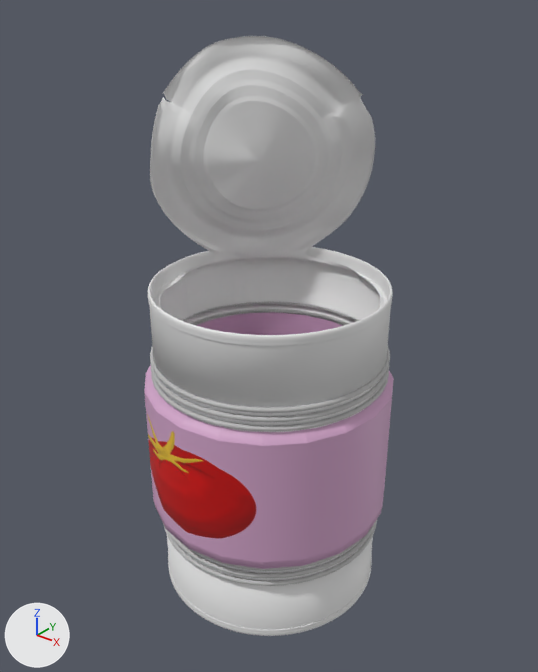
Renders of the FBX model Assets/Models/TinCan.fbx from each side of a commit.
Rendered twice from a 50 mm lens placed at (2.18, -4.48, 5.09), pointed at (-1.48, 0.09, 2.26). The axes (+X, +Y, +Z) are drawn at lower left. The lights are the same throughout. Where no turn or scale is listed for an object, it has been applied to the vertices.

The older version as bpy lines, for what is in view:
```python
me_mesh_001 = bpy.data.meshes.new('Mesh.001')
me_mesh_001.from_pydata(...)  # a torus around z (ring radius 1.0, tube radius 0.02) spanning x -1.02..1.02, y -1.02..1.02, z 0.06..0.1
me_mesh_001.materials.append(mat_lambert1)  # grey #bcbcbc
me_mesh_008 = bpy.data.meshes.new('Mesh.008')
me_mesh_008.from_pydata(...)  # a torus around z (ring radius 1.0, tube radius 0.02) spanning x -1.02..1.02, y -1.02..1.02, z 1.51..1.55
me_mesh_008.materials.append(mat_lambert1)  # grey #bcbcbc
me_mesh_011 = bpy.data.meshes.new('Mesh.011')
me_mesh_011.from_pydata(...)  # 42841 vertices, 37831 faces; spans x -1.2..1.0, y -1.0..1.2, z -1.47..3.3
me_mesh_011.materials.append(mat_test_1)  # white #e7e7e7
ob_kaleng = bpy.data.objects.new('kaleng', me_mesh_011)
ob_kaleng.location = (-1.4, 0.0, 1.34)
ob_polysurface2 = bpy.data.objects.new('polySurface2', me_mesh_001)
ob_polysurface2.location = (-1.4, 0.0, 0.5)
ob_polysurface20 = bpy.data.objects.new('polySurface20', me_mesh_008)
ob_polysurface20.location = (-1.4, 0.0, 0.5)
# also in view: 'pCylinder1' at (-1.41, 0.0, 1.36); 'polySurface22' at (-1.4, 0.0, 2.19); 'polySurface21' at (-1.4, 0.0, 2.11); 'polySurface1' at (-1.4, 0.0, 0.5)
```
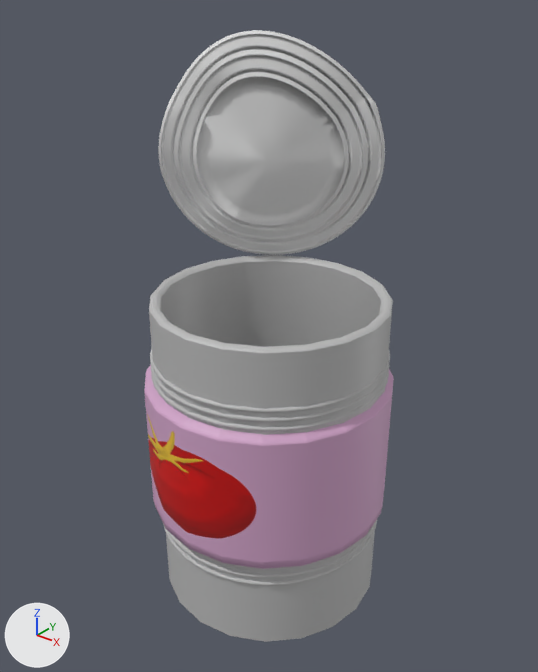
The change, as a list of edits to the scene's bpy script:
```text
Add me_mesh_012_1:
    me_mesh_012_1.from_pydata(...)  # 7714 vertices, 8452 faces; spans x -0.81..0.81, y -0.6..0.62, z -1.0..1.0
    me_mesh_012_1.materials.append(mat_test_1)  # white #e7e7e7
Add me_mesh_013:
    me_mesh_013.from_pydata(...)  # 120 vertices, 102 faces; spans x -1.01..1.01, y -1.01..1.01, z -1.43..1.43
    me_mesh_013.materials.append(mat_lambert1)  # grey #bcbcbc
Remove ob_kaleng:
    ob_kaleng = bpy.data.objects.new('kaleng', me_mesh_011)
    ob_kaleng.location = (-1.4, 0.0, 1.34)
Add ob_polysurface26:
    ob_polysurface26 = bpy.data.objects.new('polySurface26', me_mesh_012_1)
    ob_polysurface26.location = (-1.87, 0.6, 3.69)
Add ob_pcylinder2:
    ob_pcylinder2 = bpy.data.objects.new('pCylinder2', me_mesh_013)
    ob_pcylinder2.location = (-1.39, 0.0, 1.26)
```

Boxes (x1, y1, x2, y2) around the edits, measured in the pictures (538 x 672 px):
'kaleng', deleted
    before: (148, 36, 393, 636)
'pCylinder2', added
    after: (149, 255, 393, 642)
'polySurface26', added
    after: (158, 30, 385, 255)
